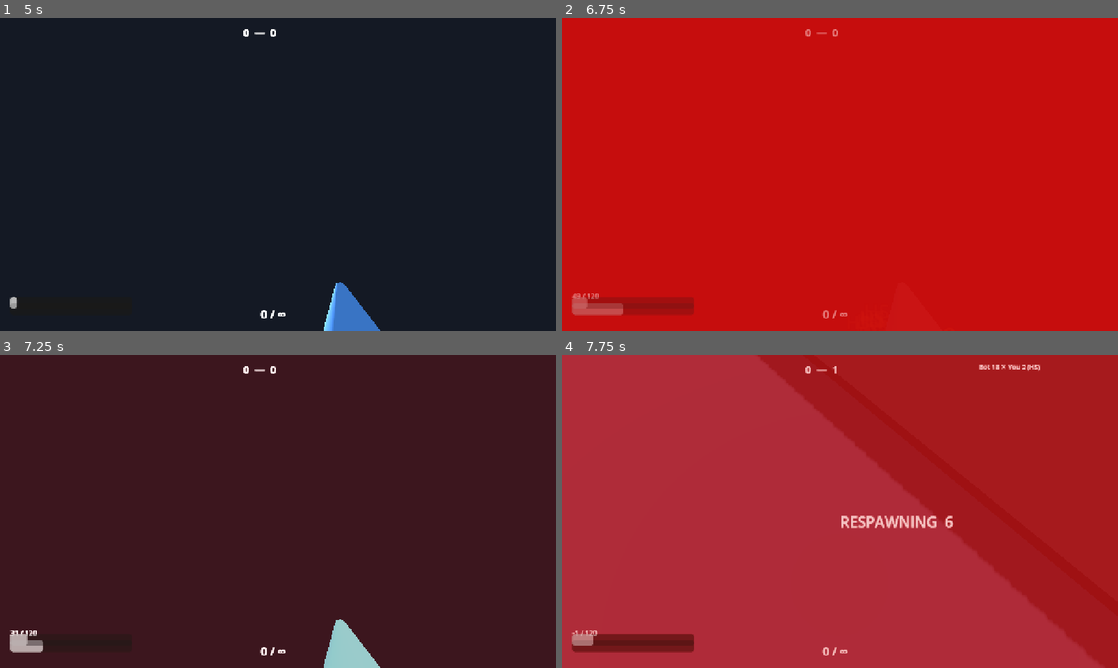
Above: before the commit, frames 1-4 (two rows, left to right).
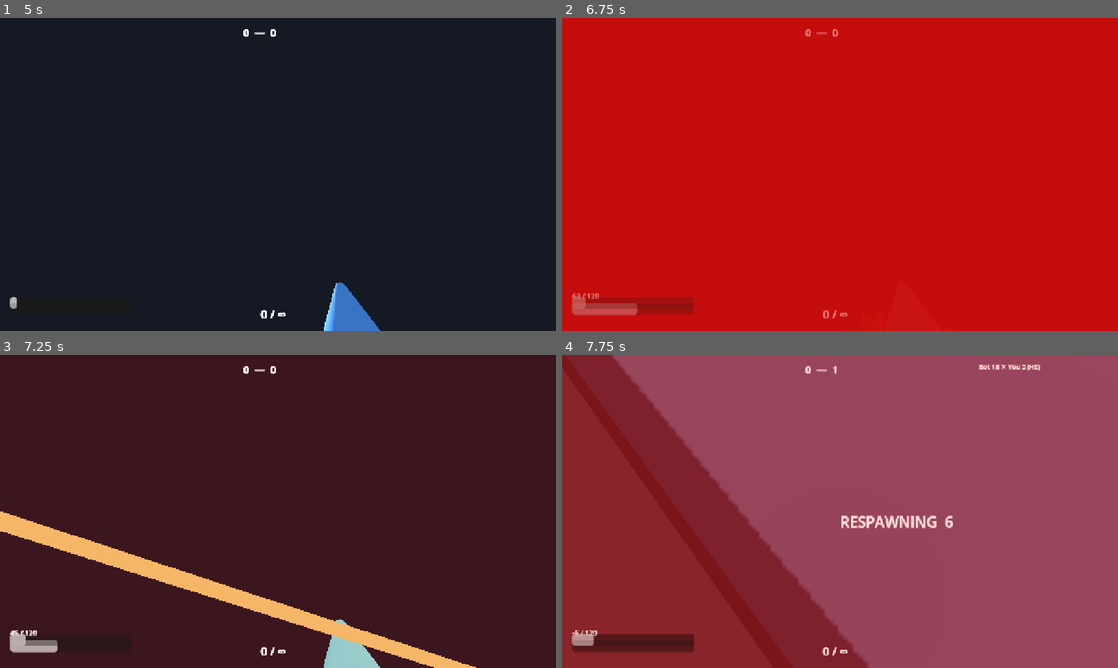
Above: after the commit, the same moments.

Repository: skyvanguard/hero-arena
Game: Godot game, scene res://main.tscn
Same seed, same stepped clock (60 frames per second), same inputs: the game is played once before the commit and once after it.
Inputs (mouse positions are in pixels of both pictures, inside the frame that each line leads up to):
- Up to frame 1 (5 s): tap Enter at 0.5 s; move the mouse to (400, 158) at 0.52 s; press the mouse at (400, 158) at 0.53 s; hold D (move_right) 0.53-1.25 s; tap Space (jump) at 0.77, 3.77 s; release the mouse at (400, 158) at 1.25 s; drag from (166, 190) to (250, 237) at 1.27 s; move the mouse to (333, 105) at 2.02 s; press the mouse at (333, 105) at 2.03 s; hold D (move_right) 2.03-2.75 s; tap E (ability2) at 2.1 s; release the mouse at (333, 105) at 2.75 s; drag from (250, 237) to (111, 127) at 2.77 s; move the mouse to (444, 221) at 3.52 s; press the mouse at (444, 221) at 3.53 s; hold A (move_left) 3.53-4.25 s; tap F (ultimate) at 3.6 s; release the mouse at (444, 221) at 4.25 s; drag from (111, 127) to (194, 96) at 4.27 s
- Up to frame 2 (6.75 s): move the mouse to (867, 174) at 5.02 s; press the mouse at (867, 174) at 5.03 s; hold S (move_down) 5.03-5.75 s; tap Keypad Enter at 5.1 s; release the mouse at (867, 174) at 5.75 s; drag from (756, 96) to (728, 190) at 5.77 s; move the mouse to (962, 158) at 6.52 s; press the mouse at (962, 158) at 6.53 s; hold W (move_up) from 6.53 s (still down); tap Q (ability1) at 6.6 s
- Up to frame 3 (7.25 s): keep holding W (move_up); tap Space (jump) at 6.77 s
- Up to frame 4 (7.75 s): release W (move_up) at 7.25 s; release the mouse at (962, 495) at 7.25 s; drag from (728, 527) to (812, 574) at 7.27 s

Frame 1 is identical in both runs. In frame 2, 0.1% of the frame differs, in the area x 1-14%, y 88-96%; in frame 3, 4.5%; in frame 4, 99%, in the area x 0-100%, y 0-100%.

Commit message:
feat: bot team behaviors v1 (flank spread + stick/protect)
Data-driven (stick_range, flank_spacing per difficulty pack; higher tiers
hold tighter formation):
- Flank spread: bots sharing a target offset their ATTACK goal laterally by
  flank_spacing x rank (rank = distance to target, stateless), so a squad
  stops stacking on one line of fire; aim still targets the enemy itself.
- Stick/protect: an idle bot (no fresh target, nothing heard) more than
  stick_range from an in-combat ally (attacking, or took damage < 2 s)
  REGROUPs toward it, keeping the squad together between fights.
Eval checks added for both (goals spread > 4 m, positions stay spread,
out-of-formation bot REGROUPs to the in-combat ally and closes distance).

Diff:
--- a/game/content/balance/bot_difficulty.gd
+++ b/game/content/balance/bot_difficulty.gd
@@ -41,3 +41,9 @@
 @export var ability_quality := 0.5
 ## Regroup toward an ally below this HP fraction.
 @export var grouping_threshold := 0.55
+## Distance (m) from the nearest in-combat ally beyond which an idle bot
+## drifts back to the squad (stick/protect; bigger tiers hold tighter).
+@export var stick_range := 10.0
+## Meters of lateral spacing per team-mate sharing a target (flank spread:
+## stops a squad from stacking on one line of fire).
+@export var flank_spacing := 3.0
--- a/game/content/balance/bots/advanced.tres
+++ b/game/content/balance/bots/advanced.tres
@@ -21,3 +21,5 @@
 scan_speed = 1.4
 ability_quality = 0.8
 grouping_threshold = 0.6
+stick_range = 12.0
+flank_spacing = 3.0
--- a/game/content/balance/bots/beginner.tres
+++ b/game/content/balance/bots/beginner.tres
@@ -21,3 +21,5 @@
 scan_speed = 0.6
 ability_quality = 0.35
 grouping_threshold = 0.5
+stick_range = 8.0
+flank_spacing = 3.0
--- a/game/content/balance/bots/expert.tres
+++ b/game/content/balance/bots/expert.tres
@@ -21,3 +21,5 @@
 scan_speed = 1.8
 ability_quality = 1
 grouping_threshold = 0.65
+stick_range = 14.0
+flank_spacing = 3.0
--- a/game/content/balance/bots/normal.tres
+++ b/game/content/balance/bots/normal.tres
@@ -21,3 +21,5 @@
 scan_speed = 1
 ability_quality = 0.6
 grouping_threshold = 0.55
+stick_range = 10.0
+flank_spacing = 3.0
--- a/game/gameplay/bots/bot_controller.gd
+++ b/game/gameplay/bots/bot_controller.gd
@@ -77,23 +77,27 @@
 func _execute_attack(dt: float) -> void:
 	var hp := hero.global_position
 	var known_pos := perception.last_known(decision.target)
+	# Move toward the flank goal (target + lateral spread for team-mates),
+	# aim at the enemy's actual known position.
+	var goal: Vector3 = decision.goal
 	hero.face_toward(known_pos)
-	var to_t := known_pos - hp
-	to_t.y = 0.0
-	var dist := to_t.length()
-	var dir := to_t / maxf(dist, 0.001)
+	var to_g := goal - hp
+	to_g.y = 0.0
+	var dist_g := to_g.length()
+	var dir_g := to_g / maxf(dist_g, 0.001)
 	var fwd := hero.global_transform.basis * CharacterEntity.FWD
 	strafe_t -= dt
 	if strafe_t <= 0.0:
 		strafe_dir = -strafe_dir
 		strafe_t = randf_range(params.strafe_min, params.strafe_max)
 	var desire := Vector3.ZERO
-	if dist > decision.fight_range + 3.0:
-		desire += dir
-	elif dist < decision.fight_range - 3.0:
-		desire -= dir * 0.6
+	if dist_g > decision.fight_range + 3.0:
+		desire += dir_g
+	elif dist_g < decision.fight_range - 3.0:
+		desire -= dir_g * 0.6
 	desire += (fwd.cross(Vector3.UP)) * strafe_dir * 0.9
 	_desire_move(desire.normalized())
+	var dist := known_pos.distance_to(hp)  # firing range check uses the real target
 	var fresh := perception.fresh(decision.target)
 	if fresh:
 		if _fresh_target != decision.target:
--- a/game/gameplay/bots/decision.gd
+++ b/game/gameplay/bots/decision.gd
@@ -51,12 +51,14 @@
 	else:
 		_low_hp_since = -1e9
 
-	# 2) Attack: a fresh known enemy.
+	# 2) Attack: a fresh known enemy. The goal is a flank point, not the
+	# enemy itself: team-mates sharing a target spread laterally so the
+	# squad stops stacking on one line of fire (params.flank_spacing).
 	if fresh_t:
 		intent = Intent.ATTACK
 		target = t
 		fight_range = _fight_range_for_role()
-		goal = t.global_position
+		goal = _flank_goal(world_, hero_, t)
 		return
 
 	# 3) Investigate: a heard shot (controllers weigh this highest).
@@ -66,9 +68,12 @@
 		goal = perception_.heard_pos
 		return
 
-	# 4) Regroup: an ally is badly hurt (support weighs this higher).
+	# 4) Regroup: an ally is badly hurt (support weighs this higher), or I've
+	# drifted out of formation while the squad is in a fight (stick/protect).
 	var threshold := params.grouping_threshold * (1.1 if role == HeroData.Role.SUPPORT else 1.0)
 	var ally := _wounded_ally(world_, hero_, threshold)
+	if ally == null:
+		ally = _stick_ally(world_, hero_)
 	if ally != null:
 		intent = Intent.REGROUP
 		target = t if t != null and perception_.fresh(t) else null
@@ -104,6 +109,62 @@
 			best = ch
 	return best
 
+## Flank point for ATTACK: the enemy position plus a lateral offset for
+## each team-mate bot sharing this target. Ordering is deterministic
+## (nearest bot to the target keeps the center slot), so no per-bot state is
+## needed; the offset axis is the bot's own approach perpendicular, so bots
+## on opposite sides of the enemy fan out in opposite directions.
+func _flank_goal(world_: World, hero_: CharacterEntity, t: CharacterEntity) -> Vector3:
+	var base: Vector3 = t.global_position
+	var attackers: Array = []
+	for chx in world_.characters.duplicate():
+		var ch: CharacterEntity = chx
+		if ch == hero_ or not is_instance_valid(ch) or not ch.alive:
+			continue
+		if ch.team != hero_.team:
+			continue
+		if ch.controller is BotController and (ch.controller as BotController).decision.target == t:
+			attackers.append(ch)
+	if attackers.is_empty():
+		return base
+	attackers.append(hero_)
+	attackers.sort_custom(func(a: CharacterEntity, b: CharacterEntity) -> bool:
+		return a.global_position.distance_squared_to(base) < b.global_position.distance_squared_to(base))
+	var idx: int = attackers.find(hero_)
+	if idx <= 0:
+		return base
+	var to_t: Vector3 = base - hero_.global_position
+	to_t.y = 0.0
+	if to_t.length_squared() < 0.01:
+		return base
+	var side: Vector3 = to_t.cross(Vector3.UP).normalized()
+	return base + side * (float(idx) * params.flank_spacing)
+
+## Stick/protect: the nearest in-combat ally when I am farther from them than
+## stick_range and have nothing else to do. "In combat" = the ally is
+## attacking or took damage within the last 2 s (regen-delay window).
+func _stick_ally(world_: World, hero_: CharacterEntity) -> CharacterEntity:
+	var best: CharacterEntity = null
+	var best_d := 1e9
+	for chx in world_.characters.duplicate():
+		var ch: CharacterEntity = chx
+		if ch == hero_ or not is_instance_valid(ch) or not ch.alive:
+			continue
+		if ch.team != hero_.team:
+			continue
+		var in_combat := false
+		if ch.controller is BotController and (ch.controller as BotController).decision.intent == Intent.ATTACK:
+			in_combat = true
+		if not in_combat and ch._since_damage < 2.0:
+			in_combat = true
+		if not in_combat:
+			continue
+		var d: float = ch.global_position.distance_to(hero_.global_position)
+		if d > params.stick_range and d < best_d:
+			best_d = d
+			best = ch
+	return best
+
 func _own_spawn(world_: World, hero_: CharacterEntity) -> Vector3:
 	var pts: Array = world_.spawn_points.get(hero_.team, [])
 	if pts.size() > 0:
